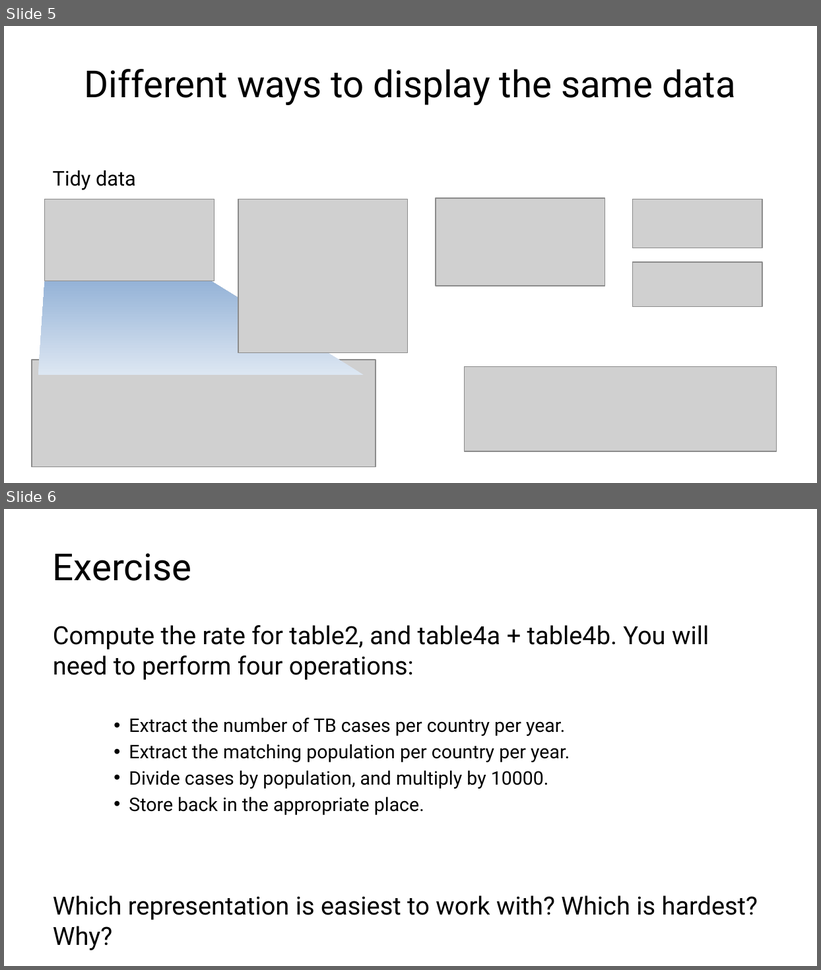
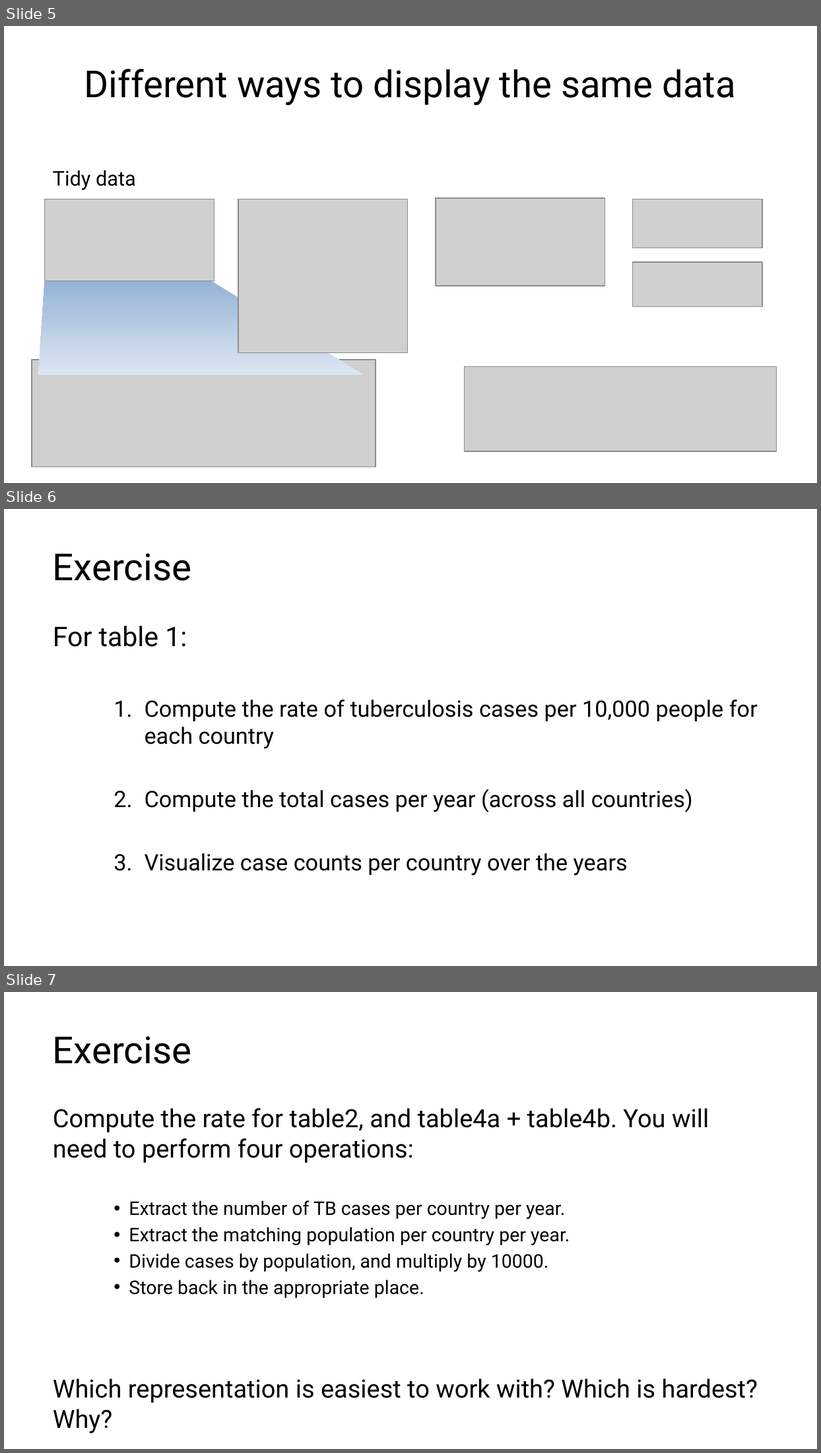
Before and after one commit to nt246/NTRES-6100-data-science, a slide deck: slides/Slides_tidydata.pptx. Shown one above the other, each under a label of ours: slides 5 and 6 before the commit, slides 5, 6 and 7 after it. The pictures are 821x970 and 821x1453 pixels, drawn with LibreOffice and Linux fonts; fonts in the diff are those of the drawing; grey boxes stand for pictures. Boxes give left, top, right and bottom in pixels: in the first picture for what was removed or moved away, otherwise in the second. Text is boxed around its words. In the diff, an @@ line names an element or a change of style, - is before the commit and + after.

```diff
--- a/slides/Slides_tidydata.pptx
+++ b/slides/Slides_tidydata.pptx
@@ slide 6 added at (4, 509, 817, 966), background #FFFFFF @@
@@ title added at (53, 553, 191, 581), 33 pt, text #000000 @@
+Exercise
@@ text added at (53, 626, 758, 876), 20 pt, text #000000 @@
+For table 1:
+    1. Compute the rate of tuberculosis cases per 10,000 people for each country
+    2. Compute the total cases per year (across all countries)
+    3. Visualize case counts per country over the years
@@ what was slide 6 is now slide 7 @@
```
Also in this commit, not shown: 5 other files.
